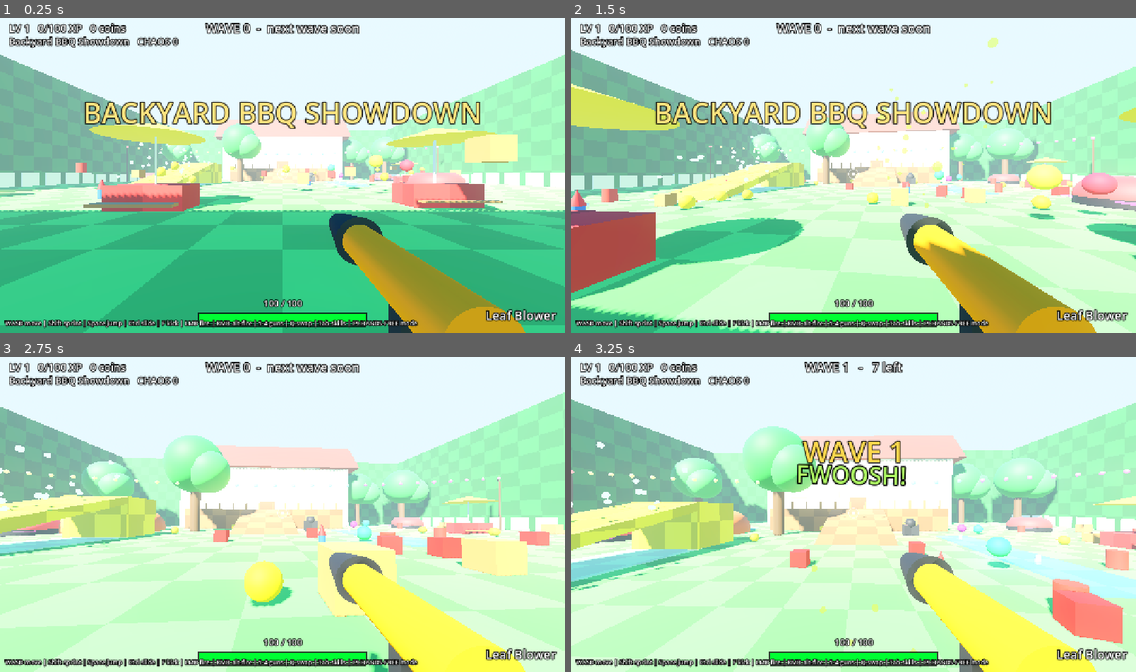
Above: before the commit, frames 1-4 (two rows, left to right).
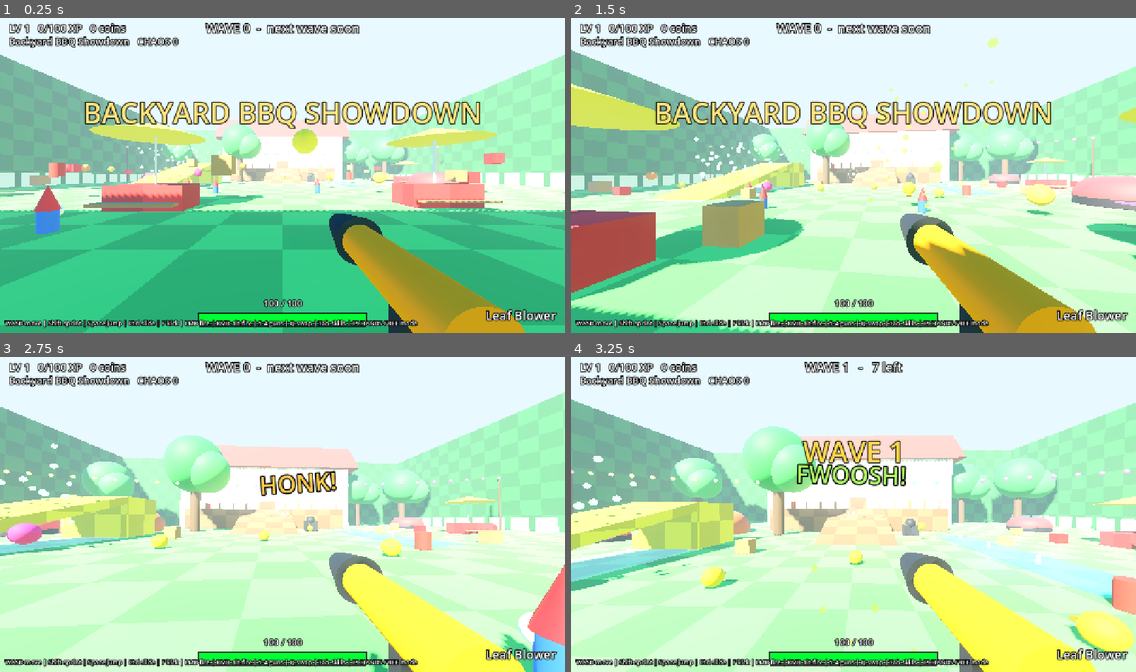
Above: after the commit, the same moments.

Repository: jopolko/gaze-lab
Game: Godot game, scene res://scenes/MainLevel.tscn
The game is run twice, just before and just after one commit, with the same random seed, the same clock (stepped at 60 frames per second) and the same inputs.
Inputs (mouse positions are in pixels of both pictures, inside the frame that each line leads up to):
- Up to frame 1 (0.25 s): no input
- Up to frame 2 (1.5 s): tap Enter at 0.5 s; move the mouse to (881, 172) at 0.52 s; press the mouse at (881, 172) at 0.53 s; hold W (move_forward) from 0.53 s (still down); tap Space (jump) at 0.77, 1.07 s; tap F (kick) at 0.8, 1.35 s; move the mouse to (825, 175) at 1.27 s; release the mouse at (825, 175) at 1.28 s
- Up to frame 3 (2.75 s): keep holding W (move_forward); tap Space (jump) at 1.52, 1.82 s; tap H at 1.55 s; move the mouse to (293, 508) at 2.02 s; hold H from 2.03 s (still down); tap X at 2.3 s
- Up to frame 4 (3.25 s): keep holding W (move_forward); move the mouse to (847, 517) at 2.77 s; release H at 2.78 s; tap X at 2.85 s; click (847, 517) at 2.92 s; tap Space (jump) at 3.02 s; tap Z at 3.05 s

The runs differ from the first frame. In frame 1, 4.1% of the frame differs, in the area x 4-100%, y 35-69%; in frame 2, 5.2%; in frame 3, 9.0%, in the area x 0-100%, y 27-100%; in frame 4, 5.3%.

Commit message:
Downhill: ridiculous big air: funny trick names, head shake / cross-eyes / crazy-eyes / elbow-drop moves, commentary, chaos events (goose, snowman, slow-mo, fireworks, crowd), starburst callouts; tests
Co-Authored-By: Claude Sonnet 5.5 <noreply@anthropic.com>

Diff:
--- a/godot/scripts/AudioHooks.gd
+++ b/godot/scripts/AudioHooks.gd
@@ -26,6 +26,8 @@
 	_streams[&"hurt"] = _wav(_synth(320.0, 70.0, 0.25, 2, 0.4, 0.0, 0.2, 2.0))
 	_streams[&"boom"] = _wav(_synth(130.0, 35.0, 0.55, 0, 0.9, 0.0, 0.55, 2.2))
 	_streams[&"coin"] = _wav(_cat([_synth(1250.0, 1250.0, 0.05, 0, 0.35, 0.0, 0.0, 0.5), _synth(1850.0, 1850.0, 0.12, 0, 0.35, 0.0, 0.0, 1.5)]))
+	_streams[&"bell"] = _wav(_cat([_synth(1900.0, 1900.0, 0.12, 0, 0.4, 0.0, 0.0, 1.0), _synth(1500.0, 1500.0, 0.5, 0, 0.35, 0.03, 0.0, 2.2)]))
+	_streams[&"crowd"] = _wav(_synth(400.0, 700.0, 0.9, 3, 0.3, 0.0, 1.0, 0.8))
 	_streams[&"buff_boost"] = _wav(_cat([_synth(300.0, 1500.0, 0.2, 2, 0.22, 0.0, 0.2, 1.0), _synth(1900.0, 2300.0, 0.14, 0, 0.3, 0.0, 0.0, 1.8)]))
 	_streams[&"buff_shield"] = _wav(_cat([_synth(660.0, 660.0, 0.07, 0, 0.3, 0.05, 0.0, 0.6), _synth(990.0, 990.0, 0.07, 0, 0.3, 0.05, 0.0, 0.6), _synth(1320.0, 1320.0, 0.3, 0, 0.3, 0.12, 0.0, 1.8)]))
 	_streams[&"buff_mult"] = _wav(_cat([_synth(523.0, 523.0, 0.07, 1, 0.2, 0.0, 0.0, 0.8), _synth(659.0, 659.0, 0.07, 1, 0.2, 0.0, 0.0, 0.8), _synth(784.0, 784.0, 0.07, 1, 0.2, 0.0, 0.0, 0.8), _synth(1047.0, 1047.0, 0.07, 1, 0.2, 0.0, 0.0, 0.8), _synth(1568.0, 1568.0, 0.3, 1, 0.2, 0.0, 0.0, 1.6)]))
--- a/godot/scripts/GazeProvider.gd
+++ b/godot/scripts/GazeProvider.gd
@@ -177,6 +177,12 @@
 const WIDE_ABOVE := 1.08
 const LID_HOLD := 0.18                # seconds a squint / wide look must last (a blink is shorter)
 var eye_open_fast: float = 1.0
+## Cross-eyed: both irises turn toward the nose, against each eye's own slow baseline.
+const CROSS_ABOVE := 0.06
+var _xc_r: float = -1.0
+var _xc_l: float = -1.0
+var _conv: float = 0.0
+var _cross_since: float = -1.0
 var _sq_since: float = -1.0
 var _wide_since: float = -1.0
 var _lid_seen: float = -10.0
@@ -326,6 +332,8 @@
 						coach.seed(float(pp[0]), float(pp[1]), float(pp[2]))
 					coach.add(rad_to_deg(head_rpy.y), -rad_to_deg(head_rpy.x), -rad_to_deg(head_rpy.z), lid_open, _now())
 					_track_lids(lid_open)
+					if _full.size() >= 2:
+						_track_conv(float(_full[0]), float(_full[1]))
 		_geo_limb = d.has("glimb") and int(d["glimb"]) == 1
 		if _frame_fresh and d.has("lx") and d.has("ly") and d["lx"] != null and d["ly"] != null:
 			_limb_buf.append(Vector2(float(d["lx"]), float(d["ly"])))
@@ -435,6 +443,25 @@
 			_wide_since = t
 	else:
 		_wide_since = -1.0
+
+
+func _track_conv(xr: float, xl: float) -> void:
+	if _xc_r < 0.0:
+		_xc_r = xr
+		_xc_l = xl
+	_conv = lerpf(_conv, (xr - _xc_r) - (xl - _xc_l), 0.4)
+	var t := _now()
+	if _conv > CROSS_ABOVE:
+		if _cross_since < 0.0:
+			_cross_since = t
+	else:
+		_cross_since = -1.0
+		_xc_r = lerpf(_xc_r, xr, 0.02)                  # the baseline follows slowly, so a held look-at-the-nose does not become normal
+		_xc_l = lerpf(_xc_l, xl, 0.02)
+
+
+func cross_eyed() -> bool:
+	return _cross_since >= 0.0 and _now() - _cross_since >= LID_HOLD and _now() - _lid_seen < 0.6
 
 
 func squint_held() -> bool:
--- a/godot/scripts/RunRig.gd
+++ b/godot/scripts/RunRig.gd
@@ -1308,6 +1308,7 @@
 
 
 func _exit_tree() -> void:
+	Engine.time_scale = 1.0
 	var vp := get_viewport()
 	if vp != null:
 		vp.scaling_3d_scale = 1.0
@@ -1597,6 +1598,11 @@
 	_buff_cand = {}
 	_buff_cand_t = 0.0
 	_buff_w = 0.0
+	Engine.time_scale = 1.0
+	_slowmo_t = 0.0
+	_air_moves.clear()
+	_trk_comment_t = 0.0
+	ridiculous = 0
 	_kickers.clear()
 	_air_zones.clear()
 	_force_far_next = false
@@ -2144,8 +2150,185 @@
 	return clampf(look + trick_look_override, -1.5, 1.5)
 
 
+const SPIN_NAMES := ["", "THE LAZY SUSAN", "THE FULL LAZY SUSAN", "THE WASHING MACHINE", "HELICOPTER DAD", "THE EXORCIST", "WEATHER REPORT", "ABSOLUTE TORNADO"]
+const FLIP_NAMES := ["THE BACKFLIP", "THE PANCAKE", "OOPS ALL FLIPS", "THE SPICY FLIP", "SOMERSAULT SALAD"]
+const GRAB_NAMES := ["THE BAGEL GRAB", "GRANDMA'S GRAB", "THE BURGER GRAB", "THE NOPE ROPE", "MELON GRAB (LIGHT)"]
+const SHAKE_NAMES := ["THE BOBBLEHEAD", "NOPE NOPE NOPE", "THE WET DOG", "MAXIMUM NOPE"]
+const CROSS_NAMES := ["BIG BRAIN TIME", "THE CROSS-EYED CRUSADER", "SPOOKY EYES", "ONE EYE ON EACH THING"]
+const CRAZY_NAMES := ["THE GOOSE EYES", "WIGGLE WIGGLE", "THE LOOSE MARBLES", "CHAOS PUPILS"]
+const SLAM_NAMES := ["THE ELBOW DROP OF DESTINY", "THE PEOPLE'S ELBOW", "FLYING SPLASH OFF THE CLIFF", "THE PILEDRIVER (INTO SNOW)", "THE SUPLEX (OF SADNESS)"]
+const COMMENTARY := ["AND THE CROWD GOES WILD!", "SOMEONE CALL HIS MOTHER!", "I'VE NEVER SEEN ANYTHING LIKE IT!", "THE JUDGES ARE WEEPING!", "IS HE EVEN HUMAN?!", "NO FEAR! NO KNEES!", "SCIENTISTS ARE BAFFLED!", "PUT THAT ON A T-SHIRT!", "THE SNOW WILL REMEMBER THIS!", "ABSOLUTE UNIT!", "BRING BACK THE REPLAY!", "WHAT A TIME TO BE ALIVE!", "MOM! GET THE CAMERA!", "THE PHYSICS TEAM IS SWEATING!"]
+const SLAM_LINES := ["TABLES! WE NEED TABLES!", "OH THE HUMANITY!", "DING DING DING!", "HE'S GOING FOR THE PIN!", "THE ROPES ARE BURNING!"]
+const FALL_LINES := ["...that was just falling.", "Ten out of ten for gravity.", "A bold choice to do nothing.", "Please do something next time.", "The snow was not impressed."]
+const MOVE_PTS := {"shake": 120, "cross": 150, "crazy": 150, "slam": 300}
+
+var head_shake_override: bool = false
+var cross_override: bool = false
+var crazy_override: bool = false
+var slam_override: bool = false
+var ridiculous: int = 0
+var _air_moves: Array = []
+var _move_name: Dictionary = {}
+var _chaos_pts: int = 0
+var _chaos_last: String = ""
+var _trk_comment: String = ""
+var _trk_comment_t: float = 0.0
+var _trk_burst_t: float = 0.0
+var _slowmo_t: float = 0.0
+var _air_time: float = 0.0
+var _slam_fell: bool = false
+var _hs_state: Dictionary = {}
+var _cz_state: Dictionary = {}
+
+
+## A zigzag detector: how many times has a value turned round, by at least `amp`, in the last `window` seconds? (Head shakes and darting eyes.)
+func _zig_push(st: Dictionary, v: float, t: float, amp: float, window: float) -> int:
+	if not st.has("ext"):
+		st["ext"] = v
+		st["dir"] = 0.0
+		st["revs"] = []
+		return 0
+	var dir: float = st["dir"]
+	var ext: float = st["ext"]
+	if dir == 0.0:
+		if absf(v - ext) > amp:
+			st["dir"] = signf(v - ext)
+			st["ext"] = v
+	elif (v - ext) * dir > 0.0:
+		st["ext"] = v
+	elif absf(v - ext) > amp:
+		(st["revs"] as Array).append(t)
+		st["dir"] = -dir
+		st["ext"] = v
+	var revs: Array = st["revs"]
+	while not revs.is_empty() and t - float(revs[0]) > window:
+		revs.remove_at(0)
+	return revs.size()
+
+
+func _head_shake_now() -> bool:
+	if not GazeProvider.head_rpy_ok or not _eye_on:
+		return false
+	return _zig_push(_hs_state, -rad_to_deg(GazeProvider.head_rpy.x), _age, 4.0, 1.0) >= 3
+
+
+func _crazy_eyes_now() -> bool:
+	if not _eye_on:
+		return false
+	var amp := maxf(0.35 * _ex_full, 0.006)
+	return _zig_push(_cz_state, GazeProvider.eih.x, _age, amp, 0.9) >= 4
+
+
+func _pick(arr: Array) -> String:
+	return String(arr[_fx_rng.randi() % arr.size()])
+
+
+## One extra move in the air: a name, a bit of noise and a line from the commentators.
+func _add_move(id: String) -> void:
+	if _air_moves.has(id):
+		return
+	_air_moves.append(id)
+	var nm := ""
+	match id:
+		"shake":
+			nm = _pick(SHAKE_NAMES)
+			Game.sfx(&"squeak")
+		"cross":
+			nm = _pick(CROSS_NAMES)
+			Game.sfx(&"boing")
+		"crazy":
+			nm = _pick(CRAZY_NAMES)
+			Game.sfx(&"honk")
+		"slam":
+			nm = _pick(SLAM_NAMES)
+			Game.sfx(&"bell")
+			vy -= 7.0                                          # a slam: you drop out of the sky
+			_slam_fell = true
+			_shake = maxf(_shake, 0.4)
+	_move_name[id] = nm
+	_trk_text = nm + "!"
+	_trk_text_t = 1.0
+	_trk_comment = _pick(SLAM_LINES if id == "slam" else COMMENTARY)
+	_trk_comment_t = 1.6
+	_trk_burst_t = 0.5
+	_gain(20)
+	var big := _air_peak > 2.5 or _air_epic
+	if _fx_rng.randf() < (0.45 if big else 0.2):
+		_chaos_event()
+
+
+## The ridiculous part: now and then, a move sets off something nobody asked for.
+func _chaos_event() -> void:
+	var opts := ["goose", "snowman", "slowmo", "fireworks", "crowd"]
+	opts.erase(_chaos_last)
+	var pick: String = opts[_fx_rng.randi() % opts.size()]
+	_chaos_last = pick
+	ridiculous += 1
+	var pos := Vector3(spos.x, spos.y + 2.0, spos.z)
+	match pick:
+		"goose":
+			_burst(pos, Color(1.0, 0.95, 0.7), 60, 12.0, 1.0, 1.4)
+			_toast("HONK!!!  A GOOSE HAS ENTERED THE CHAT", Color(1.0, 0.95, 0.6))
+			Game.sfx(&"honk")
+			_chaos_pts += 150
+		"snowman":
+			_spawn_snowman()
+			_toast("A SNOWMAN APPEARS TO WATCH", Color(0.9, 0.97, 1.0))
+			Game.sfx(&"pop")
+			_chaos_pts += 100
+		"slowmo":
+			_slowmo_t = 0.45
+			Engine.time_scale = 0.45
+			_toast("HANG TIME!", Color(0.8, 0.9, 1.0))
+			_chaos_pts += 120
+		"fireworks":
+			for fi in 4:
+				var fp := pos + Vector3(_fx_rng.randf_range(-9.0, 9.0), _fx_rng.randf_range(2.0, 9.0), -_fx_rng.randf_range(0.0, 14.0))
+				var fc := Color.from_hsv(_fx_rng.randf(), 0.8, 1.0)
+				_burst(fp, fc, 50, 11.0, 1.2, 1.2, Vector3.UP, 180.0, -3.0)
+			_toast("FIREWORKS (NOBODY ASKED)", Color(1.0, 0.85, 0.5))
+			Game.sfx(&"boom")
+			_chaos_pts += 200
+		_:
+			_burst(pos, Color(1.0, 0.8, 0.3), 70, 10.0, 1.4, 1.3, Vector3.UP, 180.0, -9.0)
+			_burst(pos, Color(0.4, 0.9, 1.0), 70, 10.0, 1.4, 1.3, Vector3.UP, 180.0, -9.0)
+			_toast("THE CROWD GOES WILD (WHAT CROWD?)", Color(1.0, 0.9, 0.5))
+			Game.sfx(&"crowd")
+			_chaos_pts += 150
+
+
+func _spawn_snowman() -> void:
+	var sx := clampf(spos.x + (9.0 if _fx_rng.randf() < 0.5 else -9.0), -42.0, 42.0)
+	var sz := spos.z - 26.0
+	var n := Node3D.new()
+	_mi(n, _sphere_mesh(1.0), _food_mat(Color(0.97, 0.98, 1.0), 0.3), Vector3(0, 1.0, 0))
+	_mi(n, _sphere_mesh(0.75), _food_mat(Color(0.97, 0.98, 1.0), 0.3), Vector3(0, 2.3, 0))
+	_mi(n, _sphere_mesh(0.55), _food_mat(Color(0.97, 0.98, 1.0), 0.3), Vector3(0, 3.35, 0))
+	var nose := _cone(0.12, 0.7)
+	nose.material_override = _food_mat(Color(1.0, 0.5, 0.1))
+	n.add_child(nose)
+	nose.position = Vector3(0, 3.35, 0.7)
+	nose.rotation.x = PI * 0.5
+	for ex in [-0.2, 0.2]:
+		_mi(n, _sphere_mesh(0.07), _food_mat(Color(0.05, 0.05, 0.08), 0.0), Vector3(float(ex), 3.5, 0.5))
+	add_child(n)
+	n.global_position = Vector3(sx, terrain_h(sx, sz) - 0.2, sz)
+	n.scale = Vector3.ONE * 0.1
+	n.rotation.y = PI
+	var tw := create_tween()
+	tw.tween_property(n, "scale", Vector3.ONE * 1.5, 0.35).set_trans(Tween.TRANS_BACK).set_ease(Tween.EASE_OUT)
+	tw.tween_interval(5.0)
+	tw.tween_callback(n.queue_free)
+
+
 func _update_tricks(delta: float, key: float, pk: Vector3) -> void:
 	_trk_text_t = maxf(_trk_text_t - delta, 0.0)
+	_trk_comment_t = maxf(_trk_comment_t - delta, 0.0)
+	_trk_burst_t = maxf(_trk_burst_t - delta, 0.0)
+	if _slowmo_t > 0.0:
+		_slowmo_t -= delta
+		if _slowmo_t <= 0.0:
+			Engine.time_scale = 1.0
 	var alt := spos.y - terrain_h(spos.x, spos.z)
 	var air := (not grounded) and alt > 0.6 and air_t > 0.1 and not _finished and hurt_t <= 0.0
 	if air:
@@ -2157,6 +2340,11 @@
 			_trk_flip_goal = 0.0
 			_trk_grab_t = 0.0
 			_air_peak = 0.0
+			_air_time = 0.0
+			_air_moves.clear()
+			_move_name.clear()
+			_chaos_pts = 0
+			_slam_fell = false
 			_air_epic = false
 			for ke in _kickers:
 				if bool(ke.get("epic", false)) and spos.z <= float(ke["z"]) and float(ke["z"]) - spos.z < 40.0 and absf(spos.x - float(ke["x"])) < 12.0:
@@ -2166,8 +2354,9 @@
 				_fov_punch = 6.0
 			if not _trk_hint and alt > 0.8:
 				_trk_hint = true
-				_toast("In the air: look left or right to spin", Color(0.9, 0.95, 1.0))
+				_toast("In the air: look aside to spin, chin down to grab, shake your head, cross your eyes...", Color(0.9, 0.95, 1.0))
 		_air_peak = maxf(_air_peak, alt)
+		_air_time += delta
 		var look := _tricks_look(key, pk)
 		var landing := alt < 2.0 and vy < 0.0
 		var target := 0.0
@@ -2185,15 +2374,29 @@
 			_trk_flip_goal += TAU
 		_flip_key_prev = fk
 		_trk_flip = move_toward(_trk_flip, _trk_flip_goal, TAU * (3.0 if landing else 1.7) * delta)
-		var parts := _trick_parts()
-		if not parts.is_empty():
+		if alt > 1.0:
+			if head_shake_override or Input.is_key_pressed(KEY_H) or _head_shake_now():
+				_add_move("shake")
+			if cross_override or Input.is_key_pressed(KEY_X) or GazeProvider.cross_eyed():
+				_add_move("cross")
+			if crazy_override or Input.is_key_pressed(KEY_Z) or _crazy_eyes_now():
+				_add_move("crazy")
+			if alt > 2.0 and (slam_override or Input.is_key_pressed(KEY_F) or nod_v < -1.6):
+				_add_move("slam")
+		var parts := _trick_parts(false)
+		if not parts.is_empty() and _trk_text_t < 0.3:
 			_trk_text = " + ".join(parts)
 			_trk_text_t = 0.25
 	elif _in_air:
 		_in_air = false
+		if _slowmo_t > 0.0:
+			_slowmo_t = 0.0
+			Engine.time_scale = 1.0
 		if hurt_t > 0.0:
 			_trk_text = "BAILED"
+			_trk_comment = "(he's fine, he's fine)"
 			_trk_text_t = 1.2
+			_trk_comment_t = 1.4
 		else:
 			_land_tricks()
 		_trk_vis_spin = _trk_spin - roundf(_trk_spin / TAU) * TAU
@@ -2207,20 +2410,26 @@
 		_trk_vis_flip = move_toward(_trk_vis_flip, 0.0, 14.0 * delta)
 	var ts := (_trk_spin if _in_air else _trk_vis_spin)
 	var tf := (_trk_flip if _in_air else _trk_vis_flip)
-	_trk_cam_roll = lerpf(_trk_cam_roll, sin(ts) * 0.16, 1.0 - exp(-14.0 * delta))
+	var wob := 0.0
+	if _in_air and (_air_moves.has("shake") or _air_moves.has("crazy")):
+		wob = sin(_age * 40.0) * 0.07
+	_trk_cam_roll = lerpf(_trk_cam_roll, sin(ts) * 0.16 + wob, 1.0 - exp(-14.0 * delta))
 	_trk_cam_pitch = lerpf(_trk_cam_pitch, sin(tf) * 0.3, 1.0 - exp(-14.0 * delta))
 
 
-func _trick_parts() -> Array:
+## The plain list while you are in the air (degrees and the moves so far), or the silly names once you land.
+func _trick_parts(funny: bool) -> Array:
 	var parts: Array = []
 	var n := int(roundf(absf(_trk_spin) / PI))
 	if n >= 1:
-		parts.append(str(n * 180))
+		parts.append(SPIN_NAMES[mini(n, SPIN_NAMES.size() - 1)] if funny else str(n * 180))
 	var fl := int(floorf(_trk_flip / TAU + 0.25))
 	if fl >= 1:
-		parts.append("FLIP" if fl == 1 else "DOUBLE FLIP")
+		parts.append((FLIP_NAMES[_fx_rng.randi() % FLIP_NAMES.size()] if fl == 1 else "DOUBLE " + FLIP_NAMES[_fx_rng.randi() % FLIP_NAMES.size()]) if funny else ("FLIP" if fl == 1 else "DOUBLE FLIP"))
 	if _trk_grab_t >= 0.35:
-		parts.append("GRAB")
+		parts.append(_pick(GRAB_NAMES) if funny else "GRAB")
+	for mv in _air_moves:
+		parts.append(String(_move_name.get(mv, mv)))
 	return parts
 
 
@@ -2239,15 +2448,23 @@
 	if gr >= 1:
 		pts += 40 * gr
 		kinds += 1
+	for mv in _air_moves:
+		pts += int(MOVE_PTS.get(mv, 100))
+		kinds += 1
 	if _air_peak > 2.5:
 		pts += 30
 	if pts <= 30:
+		if _air_time > 0.8:
+			_trk_text = "JUST FALLING"
+			_trk_comment = _pick(FALL_LINES)
+			_trk_text_t = 1.6
+			_trk_comment_t = 1.8
 		return
-	var mult := 1.0 + 0.5 * float(maxi(kinds - 1, 0))
-	pts = int(float(pts) * mult)
+	var mult := minf(1.0 + 0.5 * float(maxi(kinds - 1, 0)), 4.0)
+	pts = int(float(pts) * mult) + _chaos_pts
 	if _air_epic:
 		pts = int(float(pts) * 1.6)
-	var name := " + ".join(_trick_parts())
+	var name := " + ".join(_trick_parts(true))
 	if _air_epic:
 		name = "EPIC " + name
 	tricks_landed += 1
@@ -2258,8 +2475,14 @@
 	chain += 1
 	groove = 1.0 + 0.25 * minf(float(chain), 8.0)
 	best_flow = maxf(best_flow, groove)
-	_trk_text = "%s  +%d" % [name, pts] if name != "" else "AIR  +%d" % pts
-	_trk_text_t = 1.8
+	var shown := name
+	if shown.length() > 64:
+		shown = shown.substr(0, 61) + "..."
+	_trk_text = "%s  +%d" % [shown, pts] if name != "" else "AIR  +%d" % pts
+	_trk_text_t = 2.2
+	_trk_comment = _pick(SLAM_LINES if _air_moves.has("slam") else COMMENTARY)
+	_trk_comment_t = 2.4
+	_trk_burst_t = 0.7
 	_flash = 0.3
 	_shake = maxf(_shake, 0.3)
 	_pop_col = Color(1.0, 0.85, 0.3)
@@ -2267,7 +2490,16 @@
 	var gp := Vector3(spos.x, spos.y + 1.0, spos.z)
 	_burst(gp, Color(1.0, 0.9, 0.5), 40, 10.0, 0.9, 1.0)
 	_ring(Vector3(spos.x, spos.y + 0.3, spos.z), Color(1.0, 0.85, 0.4), 9.0, 0.5, false)
-	Game.sfx(&"buff_mult")
+	if _slam_fell:
+		_ring(Vector3(spos.x, spos.y + 0.3, spos.z), Color(1.0, 0.5, 0.3), 16.0, 0.7, false)
+		_burst(gp, Color(0.95, 0.98, 1.0), 80, 14.0, 1.0, 2.0, Vector3.UP, 180.0, -9.0)
+		_shake = maxf(_shake, 0.9)
+		Game.sfx(&"boom")
+		Game.sfx(&"crowd")
+	if _air_epic or kinds >= 3:
+		Game.sfx(&"levelup")
+	else:
+		Game.sfx(&"buff_mult")
 
 
 func _draw_eyes_hud(font: Font, s: Vector2, k: float) -> void:
@@ -2325,7 +2557,20 @@
 	if _trk_text_t > 0.0 and _trk_text != "":
 		var a := clampf(_trk_text_t / 0.5, 0.0, 1.0)
 		var big := _trk_text_t > 0.3 and not _in_air
-		_ctext(font, s.y * (0.27 if big else 0.34), _trk_text, 46 if big else 30, Color(1.0, 0.88, 0.35, a))
+		var ty := s.y * (0.27 if big else 0.34)
+		if _trk_burst_t > 0.0:
+			var u := 1.0 - _trk_burst_t / 0.7
+			var rad := (150.0 + 90.0 * u) * k
+			var c0 := Vector2(s.x * 0.5, ty + 12.0 * k)
+			var pts := PackedVector2Array()
+			for si in 24:
+				var ang := float(si) * TAU / 24.0 + _age * 0.8
+				var rr := rad * (1.0 if si % 2 == 0 else 0.62)
+				pts.append(c0 + Vector2(cos(ang), sin(ang)) * rr)
+			_hud.draw_colored_polygon(pts, Color(1.0, 0.45, 0.1, 0.55 * clampf(_trk_burst_t / 0.4, 0.0, 1.0)))
+		_ctext(font, ty, _trk_text, 46 if big else 30, Color(1.0, 0.88, 0.35, a))
+		if _trk_comment_t > 0.0 and _trk_comment != "":
+			_ctext(font, ty + 52.0 * k, _trk_comment, 24, Color(1.0, 1.0, 1.0, clampf(_trk_comment_t / 0.5, 0.0, 1.0)))
 	var vr := _view_rect()
 	_hud.draw_rect(vr, Color(0.05, 0.12, 0.25, 0.5))
 	_text(font, vr.position + Vector2(6.0 * k, 21.0 * k), "1ST" if view_fp else "3RD", 18, Color(1, 1, 1, 0.9))
@@ -2490,7 +2735,7 @@
 func _pause_report() -> Dictionary:
 	var r := super._pause_report()
 	r["carve"] = {"distance": int(-spos.z), "finishAt": int(-FINISH_Z), "speedKmh": int(vel.length() * 3.6), "crashes": crashes, "barriersPassed": _passed_ok,
-		"tight": _tight_n, "crashLog": crash_log.slice(maxi(crash_ …(552 unchanged characters)… "epicKickers": epics_built, "tricks": {"landed": tricks_landed, "score": trick_s …(266 unchanged characters)…
+		"tight": _tight_n, "crashLog": crash_log.slice(maxi(crash_ …(552 unchanged characters)… "epicKickers": epics_built, "tricks": {"ridiculous": ridiculous, "landed": tricks_landed, "score": trick_s …(266 unchanged characters)…
 	if not _tr_res.is_empty():
 		r["trace"] = _tr_res
 	return r
--- a/godot/tests/run_test.gd
+++ b/godot/tests/run_test.gd
@@ -590,7 +590,7 @@
 		hs_gate_got += int(rig.got_kind.get("safe", 0))
 		hs_cr += rig.crashes
 		hs_bar += rig._passed_ok
-	_check(hs_path_got >= int(0.35 * float(hs_path_sp)), "a player who looks at the buffs collects a good share of the ones beside the path (%d of %d)" % [hs_path_got, hs_path_sp])
+	_check(hs_path_got >= int(0.2 * float(hs_path_sp)), "a player who looks at the buffs collects a good share of the ones beside the path (%d of %d)" % [hs_path_got, hs_path_sp])
 	_check(hs_gate_got >= int(0.4 * float(hs_gate_sp)), "and the ones in front of the safe gate (%d of %d)" % [hs_gate_got, hs_gate_sp])
 	_check(hs_cr <= 8, "hunting buffs does not wreck the run (%d crashes, %d barriers over 2 full runs)" % [hs_cr, hs_bar])
 	rig.wide_override = false
@@ -876,6 +876,103 @@
 				epic_ok = false
 	_check(epic_n >= 1 and epic_ok, "epic kickers exist (%d in 58 segments): taller, a pad before them, two pickups in the air, room to land" % epic_n)
 
+	# ---- the ridiculous: head shakes and darting eyes are zigzags, extra moves get silly names and commentary
+	var zs := {}
+	var zn := 0
+	for zi in 90:
+		zn = rig._zig_push(zs, 8.0 * sin(TAU * 3.0 * float(zi) / 60.0), float(zi) / 60.0, 4.0, 1.0)
+	_check(zn >= 3, "a head shaking left and right 3 times a second counts as a shake (%d turns in the last second)" % zn)
+	zs = {}
+	zn = 0
+	for zi2 in 90:
+		zn = rig._zig_push(zs, 0.3 * float(zi2) / 60.0, float(zi2) / 60.0, 4.0, 1.0)
+	_check(zn == 0, "a slow drift is not a shake")
+	zs = {}
+	var zrng := RandomNumberGenerator.new()
+	zrng.seed = 5
+	zn = 0
+	for zi3 in 90:
+		zn = maxi(zn, rig._zig_push(zs, zrng.randfn(0.0, 0.8), float(zi3) / 60.0, 4.0, 1.0))
+	_check(zn == 0, "small jitter is not a shake")
+
+	rig.set_physics_process(false)
+	rig._restart()
+	rig.balls_enabled = false
+	for jz in range(rig._next_j, 60):
+		rig._gen_segment(jz)
+	var zrow: Dictionary = {}
+	for jz2 in rig._rows:
+		if rig._rows[jz2].has("kick") and rig._rows[jz2]["has_row"]:
+			zrow = rig._rows[jz2]
+			break
+	var zkx: float = float(zrow["kick"]["x"])
+	var zkz: float = float(zrow["kick"]["z"])
+	rig.gate_assist = false
+	rig.avoid_enabled = false
+	var chaos_seen := 0
+	var best_len := 0
+	for zrun in 3:
+		rig.spos = Vector3(zkx, rig.terrain_h(zkx, zkz + 34.0), zkz + 34.0)
+		rig._gh_prev = rig.spos.y
+		rig.vel = Vector2(0.0, -36.0)
+		rig.heading = 0.0
+		rig.hurt_t = 0.0
+		rig.grounded = true
+		rig._finished = false
+		rig.trick_look_override = 1.0
+		rig.trick_grab_override = true
+		rig.head_shake_override = true
+		rig.cross_override = true
+		rig.crazy_override = true
+		rig.slam_override = zrun != 1
+		var z_c0: int = rig.crashes
+		var z_t0: int = rig.tricks_landed
+		var z_s0: int = rig.trick_score
+		var z_air := false
+		var z_steps := 0
+		while z_steps < 420:
+			z_steps += 1
+			rig._physics_process(dt)
+			if not rig.grounded:
+				z_air = true
+			elif z_air:
+				break
+		Engine.time_scale = 1.0
+		var z_parts: int = rig.best_trick.get_slice("|", 0).count(" + ") + 1
+		best_len = maxi(best_len, z_parts)
+		if zrun == 0:
+			_check(rig.tricks_landed == z_t0 + 1 and rig.trick_score - z_s0 >= 700 and rig.crashes == z_c0, "a jump with everything at once lands a pile of points (%d, %s)" % [rig.trick_score - z_s0, rig.best_trick])
+			_check(rig._trk_text != "" and rig._trk_comment != "" and rig.trick_score > 0, "and the commentators have something to say (%s / %s)" % [rig._trk_text, rig._trk_comment])
+		chaos_seen = maxi(chaos_seen, rig.ridiculous)
+		rig._air_moves.clear()
+		rig._trk_comment_t = 0.0
+	_check(best_len >= 4, "the move names stack up into a ridiculous combo (%d parts)" % best_len)
+	_check(Engine.time_scale == 1.0, "slow motion never outlasts the jump")
+	rig.trick_look_override = 0.0
+	rig.trick_grab_override = false
+	rig.head_shake_override = false
+	rig.cross_override = false
+	rig.crazy_override = false
+	rig.slam_override = false
+	rig.spos = Vector3(zkx, rig.terrain_h(zkx, zkz + 34.0), zkz + 34.0)
+	rig._gh_prev = rig.spos.y
+	rig.vel = Vector2(0.0, -36.0)
+	rig.grounded = true
+	rig.hurt_t = 0.0
+	var z_air2 := false
+	var z_steps2 := 0
+	var z_sc2: int = rig.trick_score
+	while z_steps2 < 420:
+		z_steps2 += 1
+		rig._physics_process(dt)
+		if not rig.grounded:
+			z_air2 = true
+		elif z_air2:
+			break
+	_check(rig.trick_score == z_sc2 and rig._trk_text == "JUST FALLING", "a long jump with no tricks is just falling, and the game says so (%s)" % rig._trk_comment)
+	rig.gate_assist = true
+	rig.avoid_enabled = true
+
 	# ---- leaving restores the player camera
 	level.load_level(6)
 	await _frames(5)
